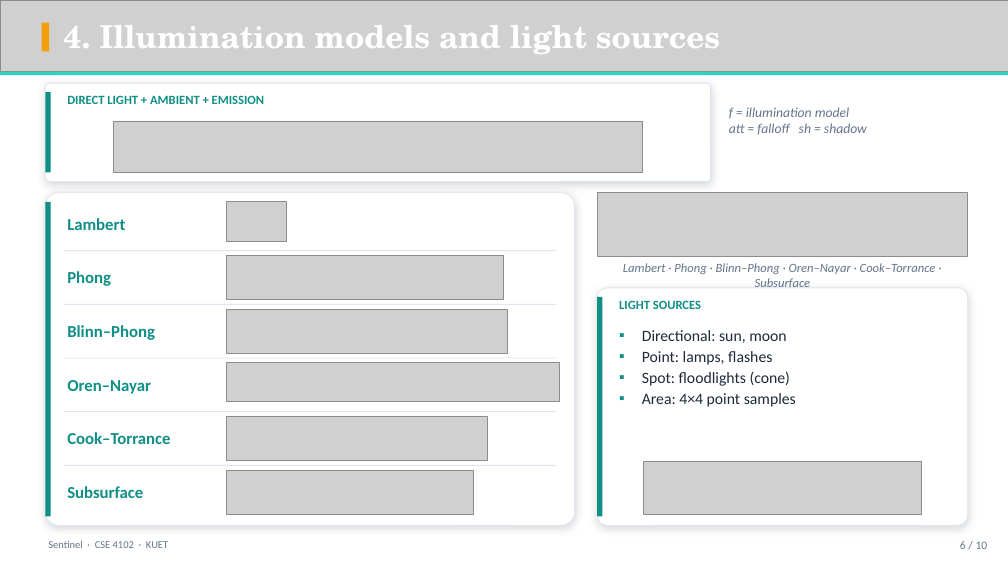
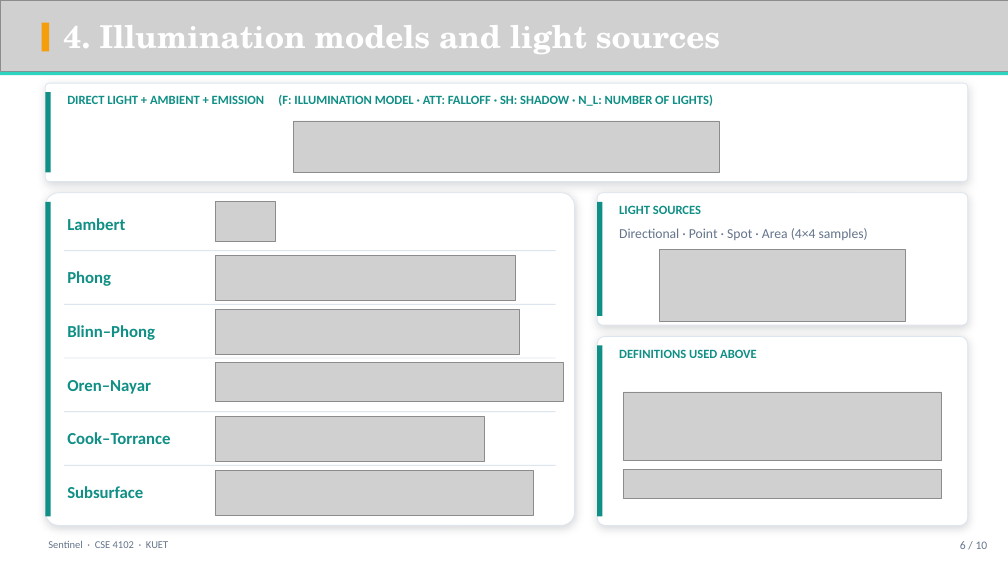
Before and after one commit to ShifatHasanGNS/Sentinel, a slide deck: slide 6 of Docs/Deliverables/Slides/Sentinel_Presentation.pptx. Drawn at 1008x567 pixels with LibreOffice and Linux fonts; fonts in the diff are those of the drawing; grey boxes stand for pictures; background and template pictures are left out. Boxes give left, top, right and bottom in pixels: in the first picture for what was removed or moved away, otherwise in the second. Text is boxed around its words. In the diff, an @@ line names an element or a change of style, - is before the commit and + after.

Commit message:
Equations: summation limits above and below, piecewise cases, aligned definitions in slides and report; larger Phong equations

```diff
--- a/Docs/Deliverables/Slides/Sentinel_Presentation.pptx
+++ b/Docs/Deliverables/Slides/Sentinel_Presentation.pptx
@@ rounded rectangle: place and size @@
-rounded rectangle at box(45, 83, 711, 181)
+rounded rectangle at box(45, 83, 968, 181)
@@ text at box(67, 95, 713, 106): text changed @@
-DIRECT LIGHT + AMBIENT + EMISSION
+DIRECT LIGHT + AMBIENT + EMISSION (F: ILLUMINATION MODEL · ATT: FALLOFF · SH: SHADOW · N_L: NUMBER OF LIGHTS)
@@ text removed at box(729, 107, 867, 135) @@
-f = illumination model
-att = falloff sh = shadow
@@ picture: place and size @@
-picture at box(113, 121, 644, 172)
+picture at box(293, 121, 719, 172)
@@ picture: place and size @@
-picture at box(227, 202, 287, 242)
+picture at box(216, 202, 275, 242)
@@ picture removed at box(597, 193, 968, 256) @@
@@ rounded rectangle added at box(597, 193, 968, 325), fill #FFFFFF, outline #DDE5EE 0.75 pt @@
@@ rectangle added at box(597, 202, 603, 316), fill #0F8F85 @@
@@ text "LIGHT SOURCES": place and size @@
-text "LIGHT SOURCES" at box(619, 300, 701, 309)
+text "LIGHT SOURCES" at box(619, 205, 701, 214)
@@ text at box(619, 228, 868, 240): text changed; size 15 to 13 pt; text colour #1E293B to #64748B @@
-▪ Directional: sun, moon
-▪ Point: lamps, flashes
-▪ Spot: floodlights (cone)
-▪ Area: 4×4 point samples
+Directional · Point · Spot · Area (4×4 samples)
@@ picture: place and size @@
-picture at box(227, 256, 504, 299)
+picture at box(216, 256, 516, 301)
@@ text removed at box(623, 263, 936, 288) @@
-Lambert · Phong · Blinn–Phong · Oren–Nayar · Cook–Torrance · Subsurface
@@ picture added at box(659, 250, 905, 321) @@
@@ picture: place and size @@
-picture at box(227, 309, 507, 353)
+picture at box(216, 309, 520, 355)
@@ rounded rectangle: place and size @@
-rounded rectangle at box(597, 288, 968, 526)
+rounded rectangle at box(597, 337, 968, 526)
@@ rectangle: place and size @@
-rectangle at box(597, 297, 603, 516)
+rectangle at box(597, 346, 603, 516)
@@ text added at box(619, 349, 757, 358), 12 pt, text #0F8F85, bold @@
+DEFINITIONS USED ABOVE
@@ picture: place and size @@
-picture at box(227, 363, 560, 402)
+picture at box(216, 363, 563, 402)
@@ picture: place and size @@
-picture at box(227, 417, 487, 461)
+picture at box(216, 417, 485, 462)
@@ picture added at box(624, 392, 941, 461) @@
@@ picture: place and size @@
-picture at box(227, 470, 473, 514)
+picture at box(216, 470, 533, 516)
@@ picture: place and size @@
-picture at box(644, 461, 922, 514)
+picture at box(624, 470, 941, 498)
```
Also in this commit, not shown: 3 other slides changed, 23 other files.
